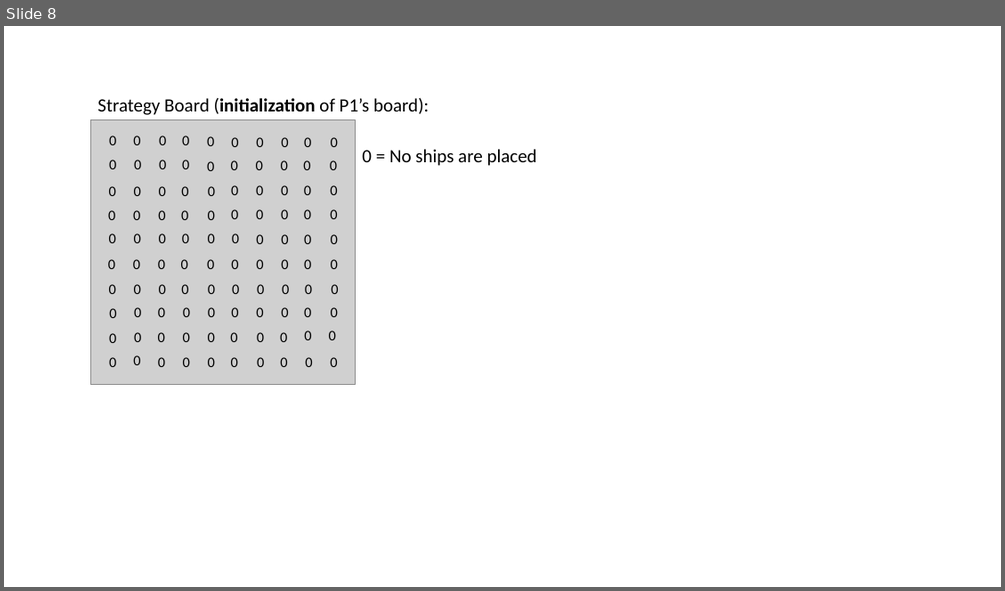
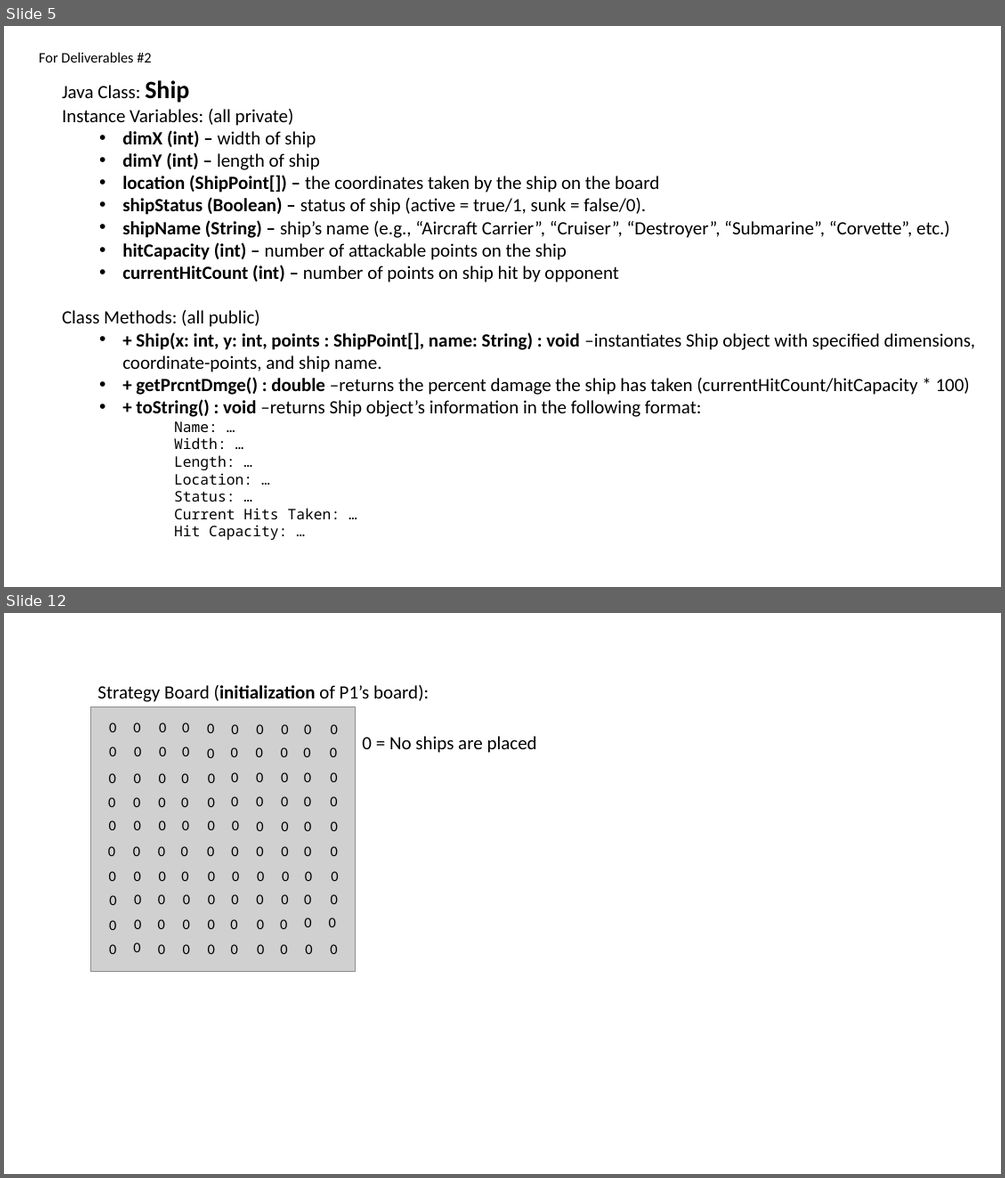
Before and after one commit to RedPanda8765/BattleshipFinal, a slide deck: personal notes (remove after build complete)/UML_Class Diagram.pptx. Shown one above the other, each under a label of ours: slide 8 before the commit, slides 5 and 12 after it; the slides between them are not shown. The pictures are 1005x591 and 1005x1178 pixels, drawn with LibreOffice and Linux fonts; fonts in the diff are those of the drawing; grey boxes stand for pictures. Boxes give left, top, right and bottom in pixels: in the first picture for what was removed or moved away, otherwise in the second. Text is boxed around its words. In the diff, an @@ line names an element or a change of style, - is before the commit and + after.

```diff
--- a/personal notes (remove after build complete)/UML_Class Diagram.pptx
+++ b/personal notes (remove after build complete)/UML_Class Diagram.pptx
@@ slide 5 added at box(4, 26, 1001, 587), background #FFFFFF @@
@@ text added at box(39, 52, 151, 62), 14 pt, text #000000 @@
+For Deliverables #2
@@ text added at box(62, 80, 976, 540), 18 pt, text #000000 @@
+Java Class: Ship
+Instance Variables: (all private)
+  • dimX (int) – width of ship
+  • dimY (int) – length of ship
+  • location (ShipPoint[]) – the coordinates taken by the ship on the board
+  • shipStatus (Boolean) – status of ship (active = true/1, sunk = false/0).
+  • shipName (String) – ship’s name (e.g., “Aircraft Carrier”, “Cruiser”, “Destroyer”, “Submarine”, “Corvette”, etc.)
+  • hitCapacity (int) – number of attackable points on the ship
+  • currentHitCount (int) – number of points on ship hit by opponent
+Class Methods: (all public)
+  • + Ship(x: int, y: int, points : ShipPoint[], name: String) : void –instantiates Ship object with specified dimensions, coordinate-points, and ship name.
+  • + getPrcntDmge() : double –returns the percent damage the ship has taken (currentHitCount/hitCapacity * 100)
+  • + toString() : void –returns Ship object’s information in the following format:
+      Name: …
+      Width: …
+      Length: …
+      Location: …
+      Status: …
+      Current Hits Taken: …
+      Hit Capacity: …
@@ what was slide 8 is now slide 12 @@
```
Also in this commit, not shown: 7 slides changed, 11 other slides added, 2 slides removed, 10 other files.
